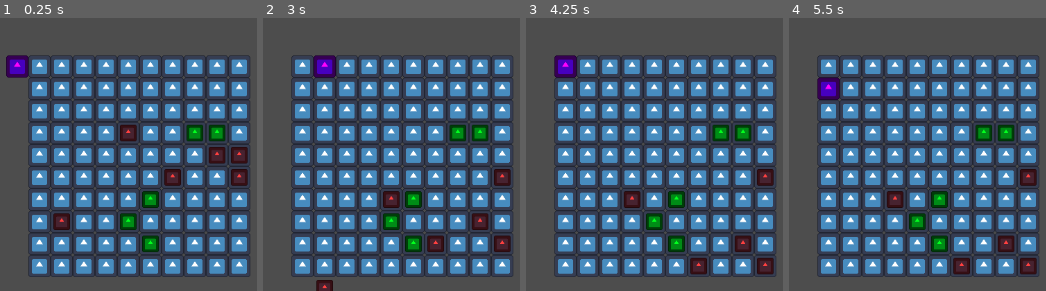
Above: before the commit, frames 1-4 (left to right).
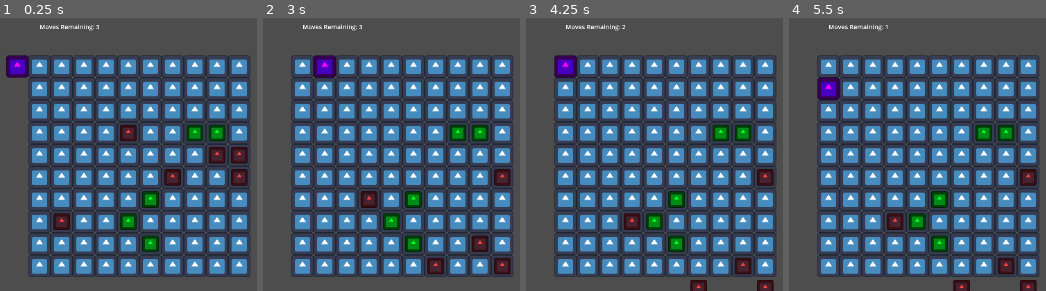
Above: after the commit, the same moments.

Repository: tmrupp/LD53
Game: Godot game, scene res://main.tscn
Same seed, same stepped clock (60 frames per second), same inputs: the game is played once before the commit and once after it. The engine's default icon, where the game draws it, is replaced by a stand-in: a white triangle on a blue panel in a dark square.
Inputs:
- Up to frame 1 (0.25 s): no input
- Up to frame 2 (3 s): tap Enter at 0.5, 2 s; hold Right (MoveRight) 0.53-1.28 s; hold Shift (DropSouls, bound only after the commit) 0.53-1.28 s; tap Space (next_turn) at 1.25, 1.35, 2.75 s; hold Down (MoveDown) 1.28-2.03 s; tap Shift (DropSouls, bound only after the commit) at 1.55, 2.85 s; hold Right (MoveRight) 2.03-2.78 s; hold Shift (DropSouls, bound only after the commit) 2.03-2.78 s; hold Up (MoveUp) from 2.78 s (still down)
- Up to frame 3 (4.25 s): tap Enter at 3.5 s; release Up (MoveUp) at 3.53 s; hold Left (MoveLeft) from 3.53 s (still down); hold Space (next_turn) from 3.53 s (still down); tap Shift (DropSouls, bound only after the commit) at 3.8 s
- Up to frame 4 (5.5 s): release Space (next_turn) at 4.28 s; tap Shift (DropSouls, bound only after the commit) at 4.35 s; release Left (MoveLeft) at 5.03 s; hold Down (MoveDown) from 5.03 s (still down); hold Shift (DropSouls, bound only after the commit) from 5.03 s (still down)

The runs differ from the first frame. In frame 1, 0.2% of the frame differs, in the area x 15-39%, y 2-5%; in frame 2, 3.7%, in the area x 15-97%, y 2-100%; in frame 3, 3.1%; in frame 4, 3.1%.

Commit message:
Player move speed limit, UI, river flows when move done

Diff:
--- a/Player.gd
+++ b/Player.gd
@@ -1,24 +1,53 @@
 extends Node2D
 
 @onready var river:Node = $"../River"
+@onready var ui_speed:Node = $"../UI/Speed"
+@onready var ui_souls_carried:Node = $"../UI/SoulsCarried"
 @onready var move_unit_size:int = $"../River".move_unit_size
 
 var hasEmbarked:bool = false
+var max_speed:int = 3 # the value we reset 'speedcurrent_moves_remaining' to after the river flows
+var current_moves_remaining:int = max_speed
+
+var soul_capacity:int = 4 # max number of souls you can carry at once
+var current_soul_count:int = 0 # number of souls currently being carried
 
 func _ready():
 	position = Vector2i(-move_unit_size, 0)
 
 func _process(delta):
 	river.player_position = position
-	pass
 
 func _input(event):
-	if event.is_action_pressed("MoveRight") and position.x < (river.map_size.x - 1) * move_unit_size:
+	# movement
+	if event.is_action_pressed("MoveRight") and position.x < (river.map_size.x - 1) * move_unit_size and current_moves_remaining > 0:
 		position.x += move_unit_size
-	elif event.is_action_pressed("MoveLeft") and not hasEmbarked and position.x > 0:
+		on_move()
+		if not hasEmbarked:
+			hasEmbarked = true
+	elif event.is_action_pressed("MoveLeft") and position.x > 0 and current_moves_remaining > 0:
 		position.x -= move_unit_size
+		on_move()
 	elif event.is_action_pressed("MoveUp") and position.y > 0:
 		position.y -= move_unit_size
-	elif event.is_action_pressed("MoveDown") and position.y < (river.map_size.y - 1) * move_unit_size:
+		on_move()
+	elif event.is_action_pressed("MoveDown") and position.y < (river.map_size.y - 1) * move_unit_size and current_moves_remaining > 0:
 		position.y += move_unit_size
-	pass
+		on_move()
+
+	# soul collection
+	if not hasEmbarked:
+		if event.is_action_pressed("CollectSouls"):
+			pass
+		elif event.is_action_pressed("DropSouls"):
+			pass
+
+func on_move():
+	if hasEmbarked:
+		current_moves_remaining -= 1
+		if current_moves_remaining <= 0:
+			river.river_flow()
+			current_moves_remaining = max_speed
+
+func on_river_flow():
+	current_moves_remaining = max_speed
--- a/River.gd
+++ b/River.gd
@@ -56,6 +56,17 @@
 			dynamics[new_pos].position = spacing * new_pos
 
 
+func river_flow():
+	for pos in dynamics.keys():
+			var new_pos = pos + down
+			if stationaries.has(new_pos):
+				new_pos = pos + (Vector2i(1, 0) if dynamics[pos].right else Vector2i(-1, 0))
+				if stationaries.has(new_pos):
+					new_pos = pos
+
+			dynamics[new_pos] = dynamics[pos]
+			dynamics.erase(pos)
+			dynamics[new_pos].position = spacing * new_pos
 
 # Called every frame. 'delta' is the elapsed time since the previous frame.
 func _process(delta):
--- /dev/null
+++ b/UISpeed.gd
@@ -0,0 +1,6 @@
+extends Label
+
+@onready var player = $"../../Player"
+
+func _process(delta):
+	text = "Moves Remaining: " + str(player.current_moves_remaining)
--- a/main.tscn
+++ b/main.tscn
@@ -1,9 +1,10 @@
-[gd_scene load_steps=5 format=3 uid="uid://cgg7fyj7qb0qu"]
+[gd_scene load_steps=6 format=3 uid="uid://cgg7fyj7qb0qu"]
 
 [ext_resource type="PackedScene" path="res://lil_guy.tscn" id="1_6euwy"]
 [ext_resource type="Texture2D" uid="uid://c6o0ro4o3waef" path="res://icon.svg" id="1_qpcv4"]
 [ext_resource type="Script" path="res://River.gd" id="2_ownun"]
 [ext_resource type="Script" path="res://Player.gd" id="3_rl8sr"]
+[ext_resource type="Script" path="res://UISpeed.gd" id="5_aivmp"]
 
 [node name="Main" type="Node2D"]
 
@@ -15,10 +16,24 @@
 [node name="Camera2D" type="Camera2D" parent="."]
 zoom = Vector2(0.25, 0.25)
 
-[node name="Node2D" type="Node2D" parent="."]
+[node name="Player" type="Node2D" parent="."]
 z_index = 1
 script = ExtResource("3_rl8sr")
 
-[node name="Sprite2D" type="Sprite2D" parent="Node2D"]
+[node name="Sprite2D" type="Sprite2D" parent="Player"]
 modulate = Color(1, 0, 1, 1)
 texture = ExtResource("1_qpcv4")
+
+[node name="UI" type="Node" parent="."]
+
+[node name="Speed" type="Label" parent="UI"]
+offset_top = -254.0
+offset_right = 348.0
+offset_bottom = -201.0
+theme_override_font_sizes/font_size = 36
+text = "Moves Remaining: X"
+script = ExtResource("5_aivmp")
+
+[node name="SoulsCarried" type="Label" parent="UI"]
+offset_right = 40.0
+offset_bottom = 23.0
--- a/project.godot
+++ b/project.godot
@@ -50,3 +50,13 @@
 , Object(InputEventKey,"resource_local_to_scene":false,"resource_name":"","device":-1,"window_id":0,"alt_pressed":false,"shift_pressed":false,"ctrl_pressed":false,"meta_pressed":false,"pressed":false,"keycode":0,"physical_keycode":83,"key_label":0,"unicode":115,"echo":false,"script":null)
 ]
 }
+CollectSouls={
+"deadzone": 0.5,
+"events": [Object(InputEventKey,"resource_local_to_scene":false,"resource_name":"","device":-1,"window_id":0,"alt_pressed":false,"shift_pressed":false,"ctrl_pressed":false,"meta_pressed":false,"pressed":false,"keycode":0,"physical_keycode":32,"key_label":0,"unicode":32,"echo":false,"script":null)
+]
+}
+DropSouls={
+"deadzone": 0.5,
+"events": [Object(InputEventKey,"resource_local_to_scene":false,"resource_name":"","device":-1,"window_id":0,"alt_pressed":false,"shift_pressed":false,"ctrl_pressed":false,"meta_pressed":false,"pressed":false,"keycode":0,"physical_keycode":4194325,"key_label":0,"unicode":0,"echo":false,"script":null)
+]
+}
